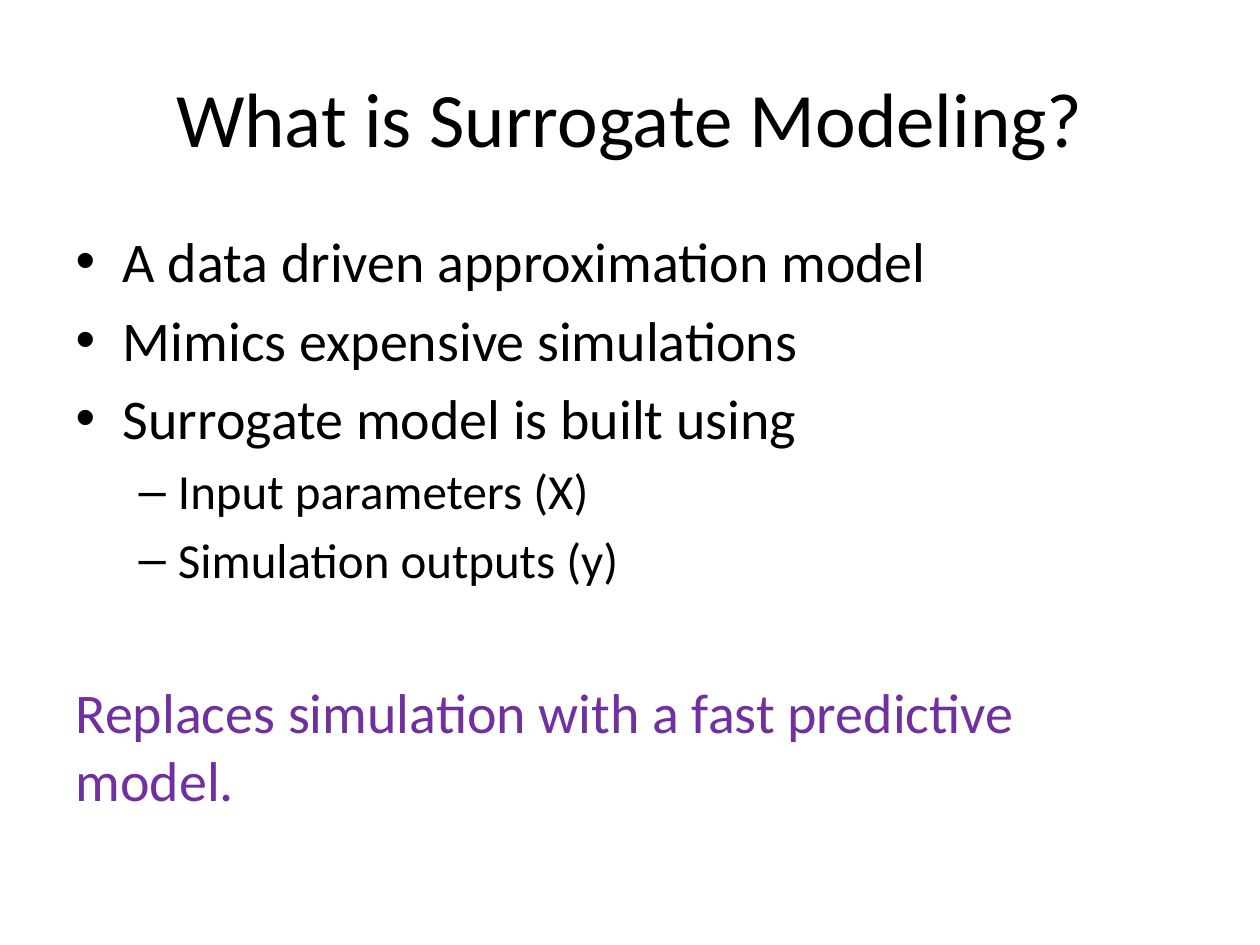
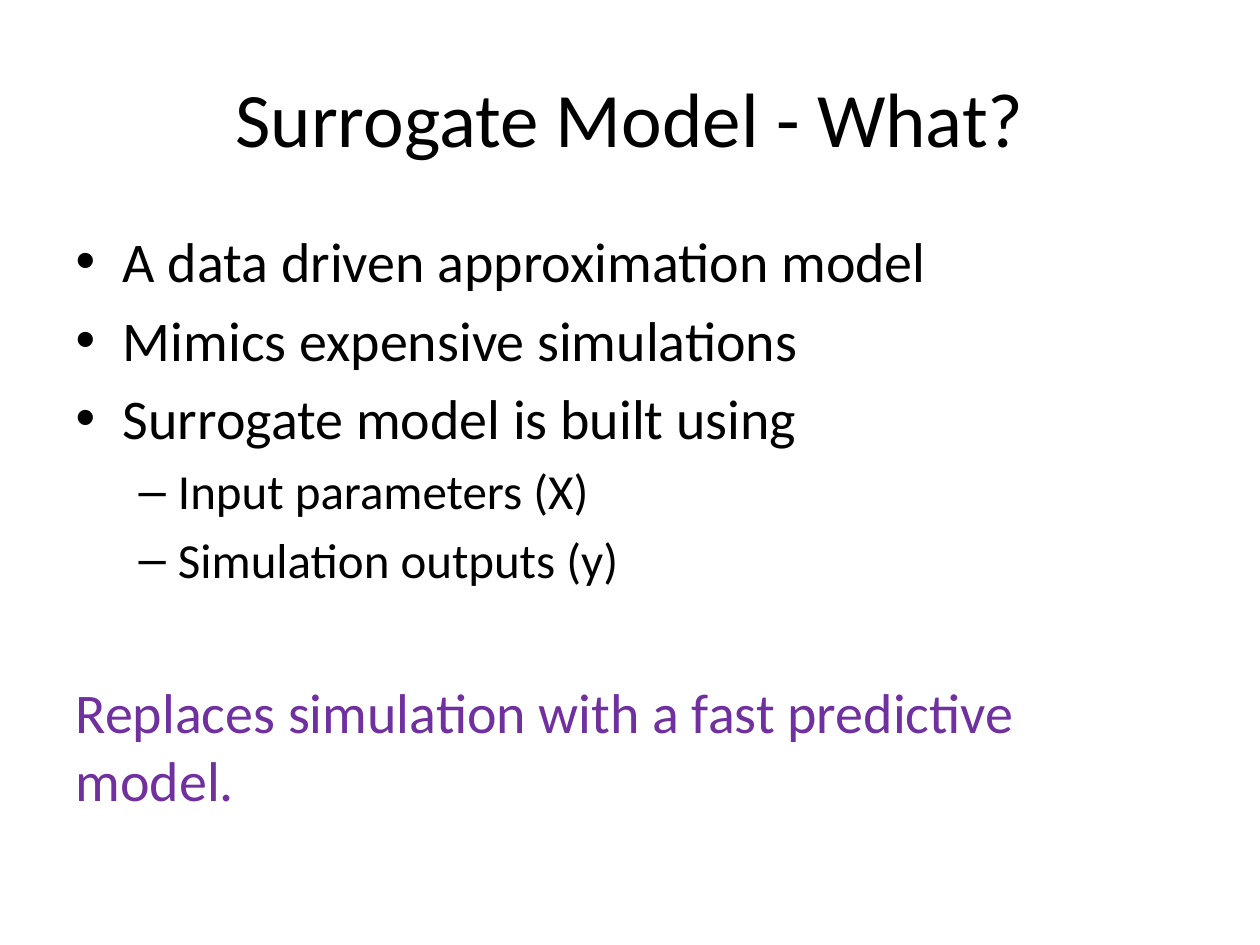
Before and after one commit to look4pritam/SurrogateModel, a slide deck: slide 5 of Presentations/SurrogateModel.pptx. Drawn at 1260x945 pixels with LibreOffice and Linux fonts; fonts in the diff are those of the drawing. Boxes give left, top, right and bottom in pixels: in the first picture for what was removed or moved away, otherwise in the second. Text is boxed around its words. In the diff, an @@ line names an element or a change of style, - is before the commit and + after.

```diff
--- a/Presentations/SurrogateModel.pptx
+++ b/Presentations/SurrogateModel.pptx
@@ title at [235,93,1023,161]: text changed @@
-What is Surrogate Modeling?
+Surrogate Model - What?
```
Also in this commit, not shown: 6 other slides changed, 6 slides added.
